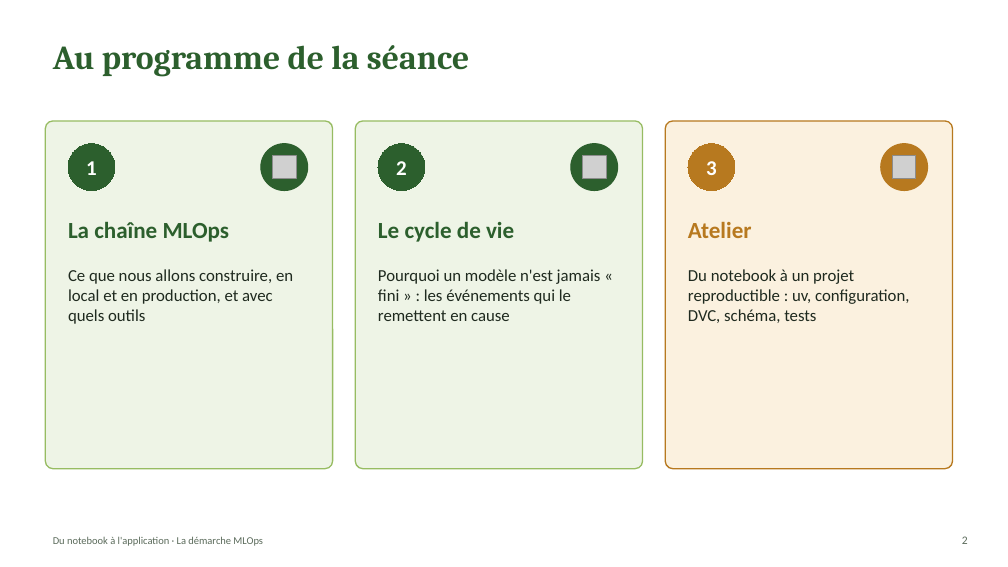
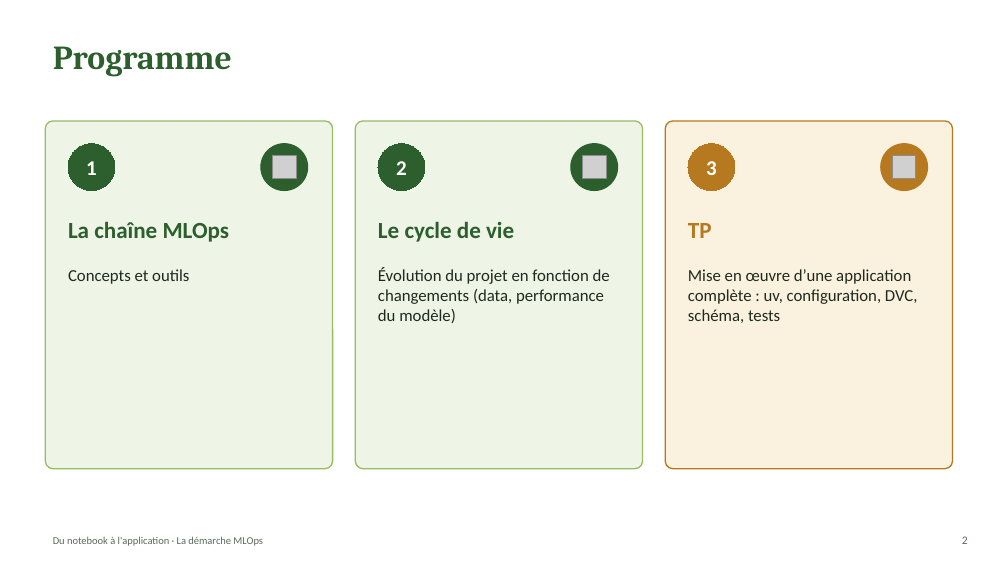
Before and after one commit to webew/crop_recommendation_tp, a slide deck: slide 2 of docs/support/seance1_demarche_mlops.pptx. Drawn at 1008x567 pixels with LibreOffice and Linux fonts; fonts in the diff are those of the drawing; grey boxes stand for pictures. Boxes give left, top, right and bottom in pixels: in the first picture for what was removed or moved away, otherwise in the second. Text is boxed around its words. In the diff, an @@ line names an element or a change of style, - is before the commit and + after.

```diff
--- a/docs/support/seance1_demarche_mlops.pptx
+++ b/docs/support/seance1_demarche_mlops.pptx
@@ title at [53,46,232,77]: text changed @@
-Au programme de la séance
+Programme
@@ text at [688,223,712,238]: text changed @@
-Atelier
+TP
@@ text at [68,269,189,284]: text changed @@
-Ce que nous allons construire, en local et en production, et avec quels outils
+Concepts et outils
@@ text at [378,267,610,323]: text changed @@
-Pourquoi un modèle n'est jamais « fini » : les événements qui le remettent en cause
+Évolution du projet en fonction de changements (data, performance du modèle)
@@ text at [688,269,917,323]: text changed @@
-Du notebook à un projet reproductible : uv, configuration, DVC, schéma, tests
+Mise en œuvre d’une application complète : uv, configuration, DVC, schéma, tests
```
Also in this commit, not shown: 14 other slides changed, 3 slides removed, 1 other file.
